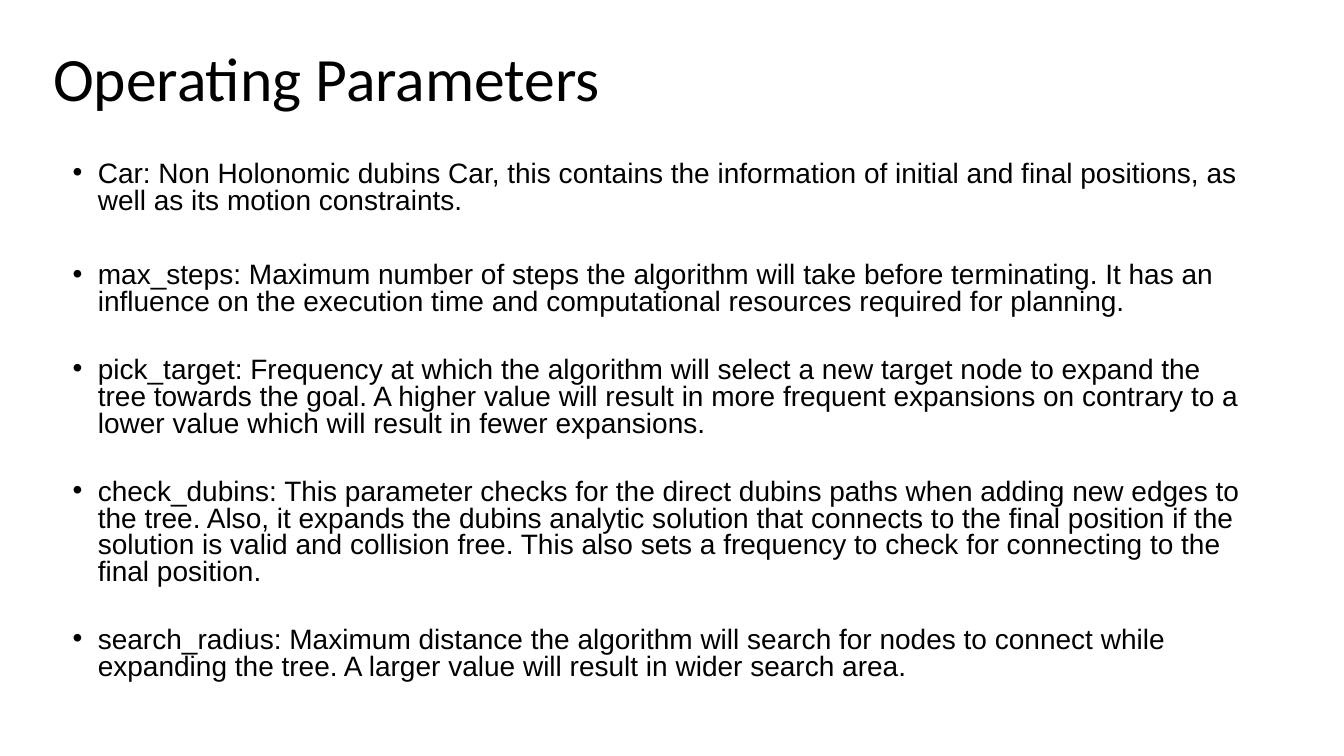
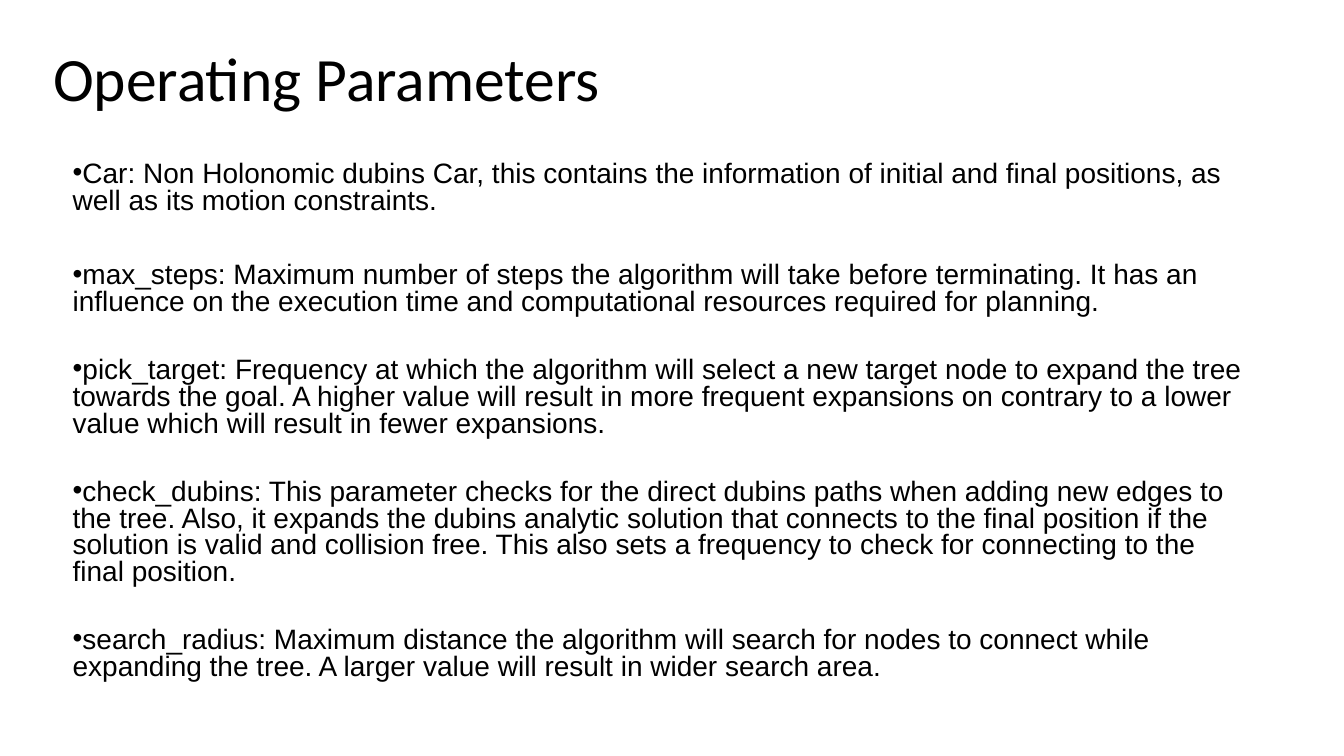
Before and after one commit to Kalpit-Vadnerkar/Path-Planning-for-Dubins-Car, a slide deck: slide 3 of CPSC_8810_FinalPresentation.pptx. Drawn at 1344x756 pixels with LibreOffice and Linux fonts; fonts in the diff are those of the drawing. Boxes give left, top, right and bottom in pixels: in the first picture for what was removed or moved away, otherwise in the second. Text is boxed around its words. In the diff, an @@ line names an element or a change of style, - is before the commit and + after.

```diff
--- a/CPSC_8810_FinalPresentation.pptx
+++ b/CPSC_8810_FinalPresentation.pptx
@@ text "Car: Non Holonomic dubins Car, ..." at (x1=73, y1=162, x2=1241, y2=681): indent changed @@
```
Also in this commit, not shown: 5 other slides changed, 2 slides removed, 3 other files.
